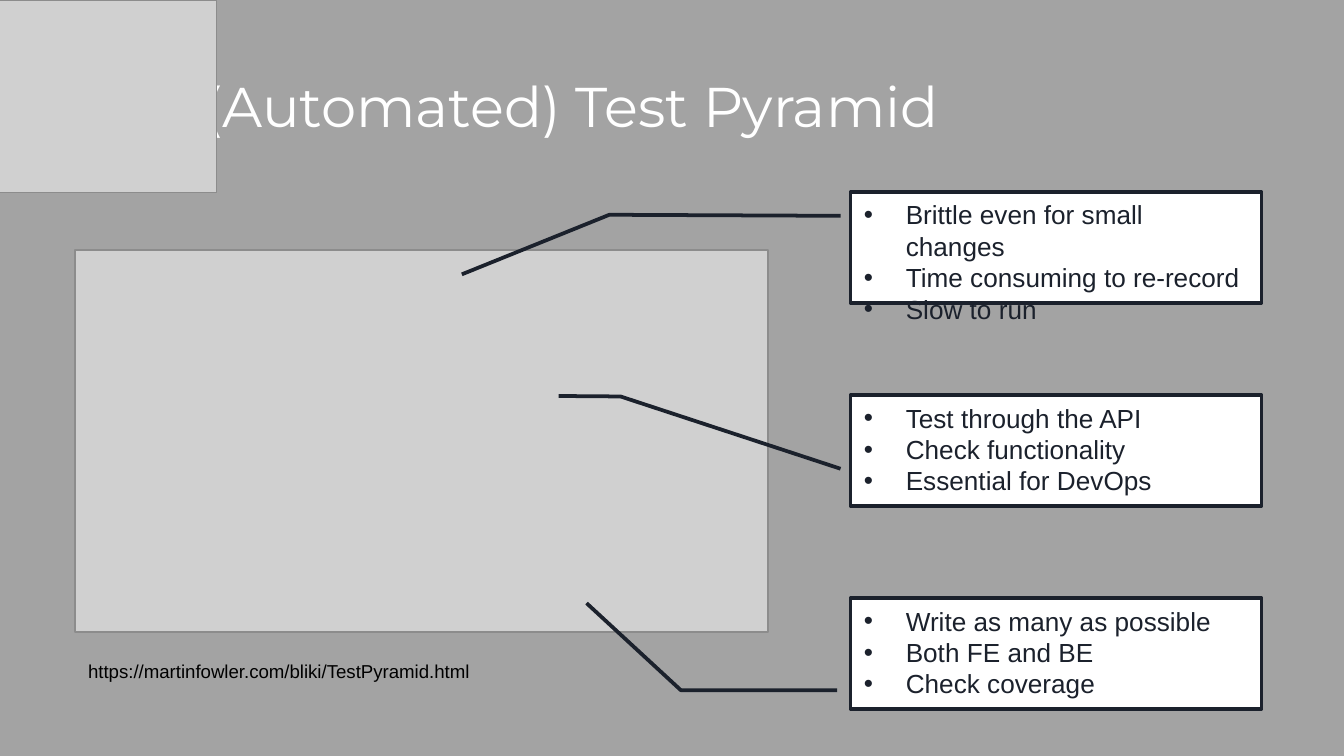
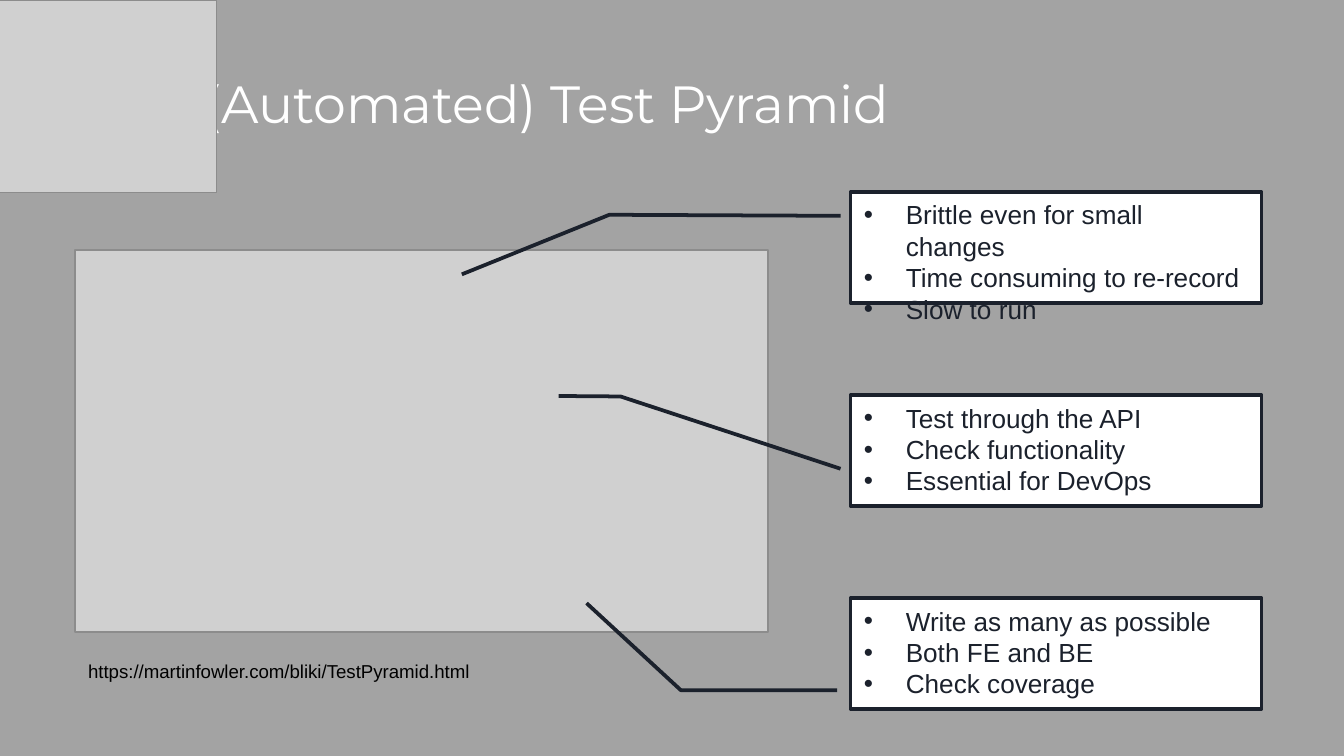
Before and after one commit to dannyflowerz/calendar-aggregator, a slide deck: slide 4 of automated_functional_testing.pptx (slide 3 before the commit). Drawn at 1344x756 pixels with LibreOffice and Linux fonts; fonts in the diff are those of the drawing; grey boxes stand for pictures. Boxes give left, top, right and bottom in pixels: in the first picture for what was removed or moved away, otherwise in the second. Text is boxed around its words. In the diff, an @@ line names an element or a change of style, - is before the commit and + after.

```diff
--- a/automated_functional_testing.pptx
+++ b/automated_functional_testing.pptx
@@ title "(Automated) Test Pyramid" at box(204, 73, 889, 136): size 30 to 28 pt @@
```
Also in this commit, not shown: 1 other slide changed, 1 slide added, 23 other files.
